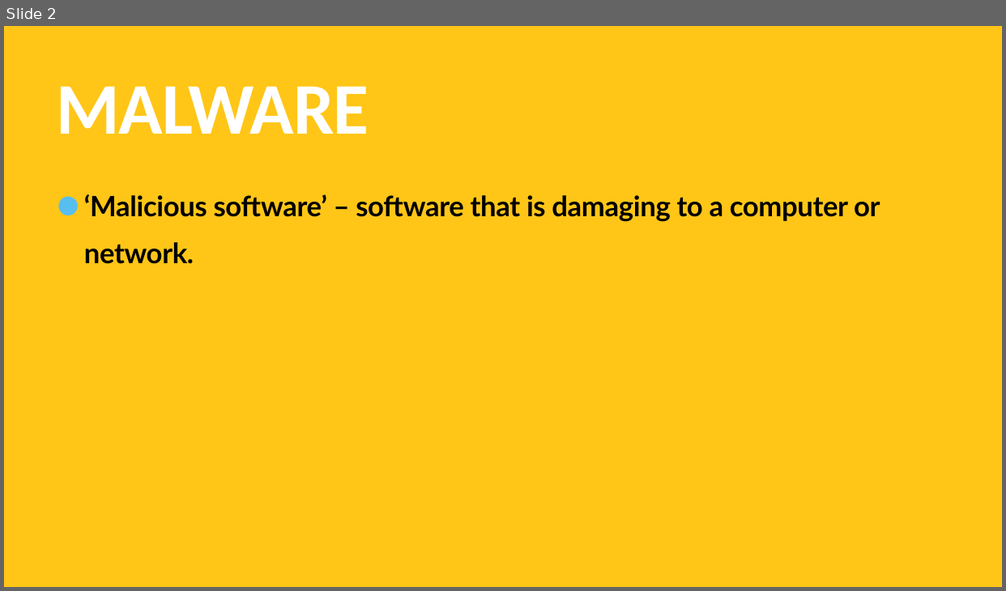
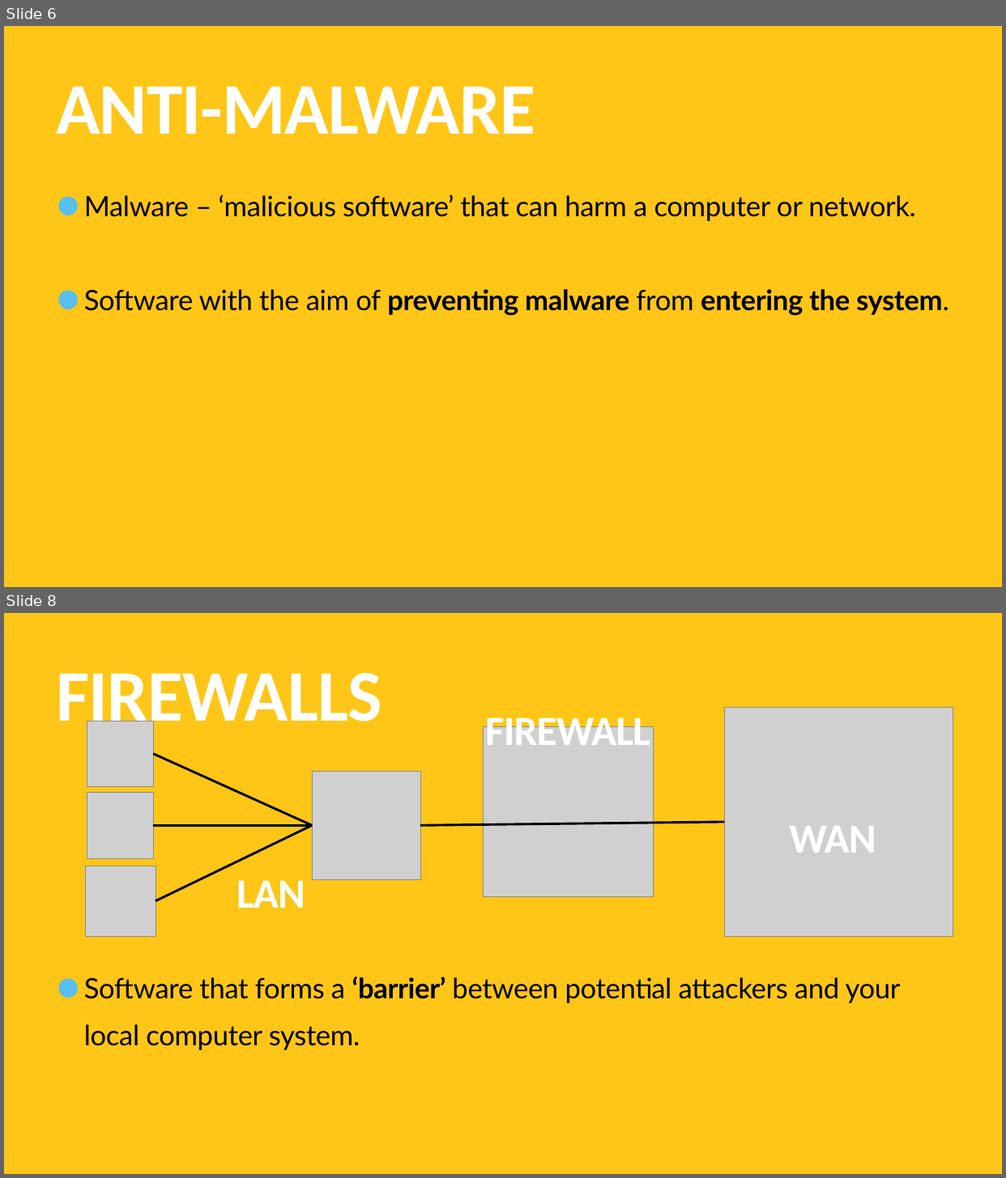
Before and after one commit to TommyWoodley/teaching, a slide deck: Y10/L2/L2.pptx. Shown one above the other, each under a label of ours: slide 2 before the commit, slides 6 and 8 after it; the slides between them are not shown. The pictures are 1006x591 and 1006x1178 pixels, drawn with LibreOffice and Linux fonts; fonts in the diff are those of the drawing; grey boxes stand for pictures. Boxes give left, top, right and bottom in pixels: in the first picture for what was removed or moved away, otherwise in the second. Text is boxed around its words. In the diff, an @@ line names an element or a change of style, - is before the commit and + after.

Commit message:
added anti-malware and firewalls

```diff
--- a/Y10/L2/L2.pptx
+++ b/Y10/L2/L2.pptx
@@ slide 8 added at <box>4,613,1002,1174</box>, background #FFC617 @@
@@ title added at <box>56,673,382,739</box>, 140 pt, text #FFFFFF, bold @@
+FIREWALLS
@@ picture added at <box>724,708,953,937</box> @@
@@ picture added at <box>87,721,153,787</box> @@
@@ picture added at <box>483,726,653,897</box> @@
@@ text added at <box>485,711,650,756</box>, 80 pt, text #FFFFFF, bold @@
+FIREWALL
@@ line added from (153, 754) to (312, 825), #000000 4.5 pt @@
@@ picture added at <box>312,771,420,879</box> @@
@@ picture added at <box>87,792,153,858</box> @@
@@ line added from (153, 825) to (312, 825), #000000 4.5 pt @@
@@ line added from (155, 901) to (312, 825), #000000 4.5 pt @@
@@ line added from (420, 825) to (724, 822), #000000 4.5 pt @@
@@ text added at <box>789,826,876,853</box>, 80 pt, text #FFFFFF, bold @@
+WAN
@@ picture added at <box>85,866,155,936</box> @@
@@ text added at <box>236,880,305,908</box>, 80 pt, text #FFFFFF, bold @@
+LAN
@@ text added at <box>84,977,901,1050</box>, 54 pt, text #000000 @@
+• Software that forms a ‘barrier’ between potential attackers and your local computer system.
@@ what was slide 2 is now slide 6 @@
@@ slide 6 changed as well @@
@@ title at <box>56,86,535,134</box>: text changed @@
-MALWARE
+ANTI-MALWARE
@@ text at <box>84,194,949,316</box>: text changed; bold off @@
-• ‘Malicious software’ – software that is damaging to a computer or network.
+• Malware – ‘malicious software’ that can harm a computer or network.
+• Software with the aim of preventing malware from entering the system.
```
Also in this commit, not shown: 1 other slide changed, 7 other slides added, 9 slides removed, 1 other file.
